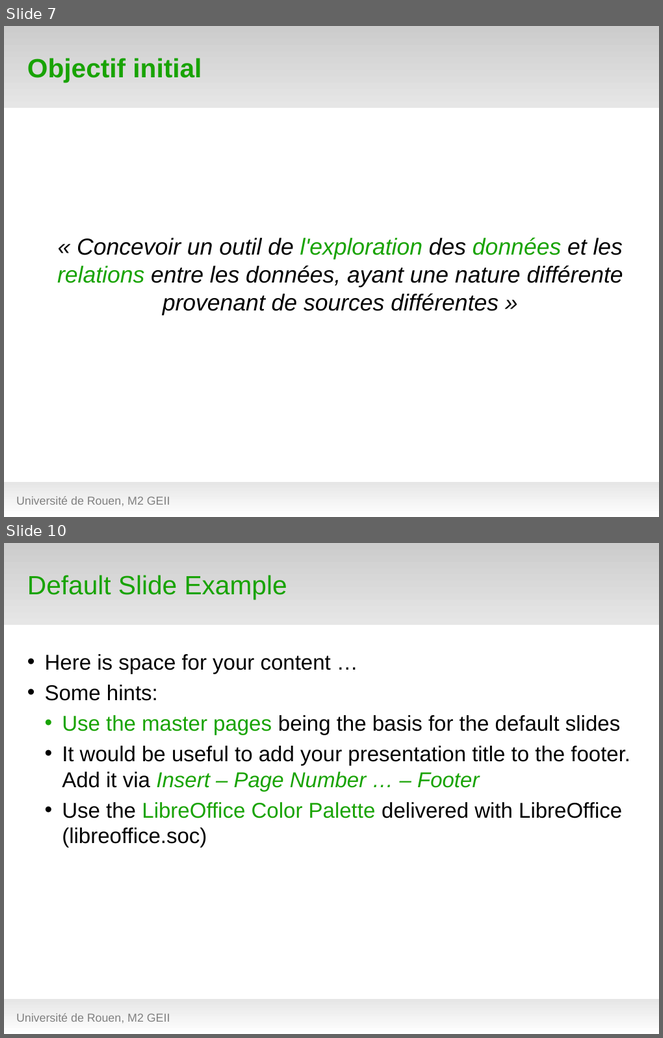
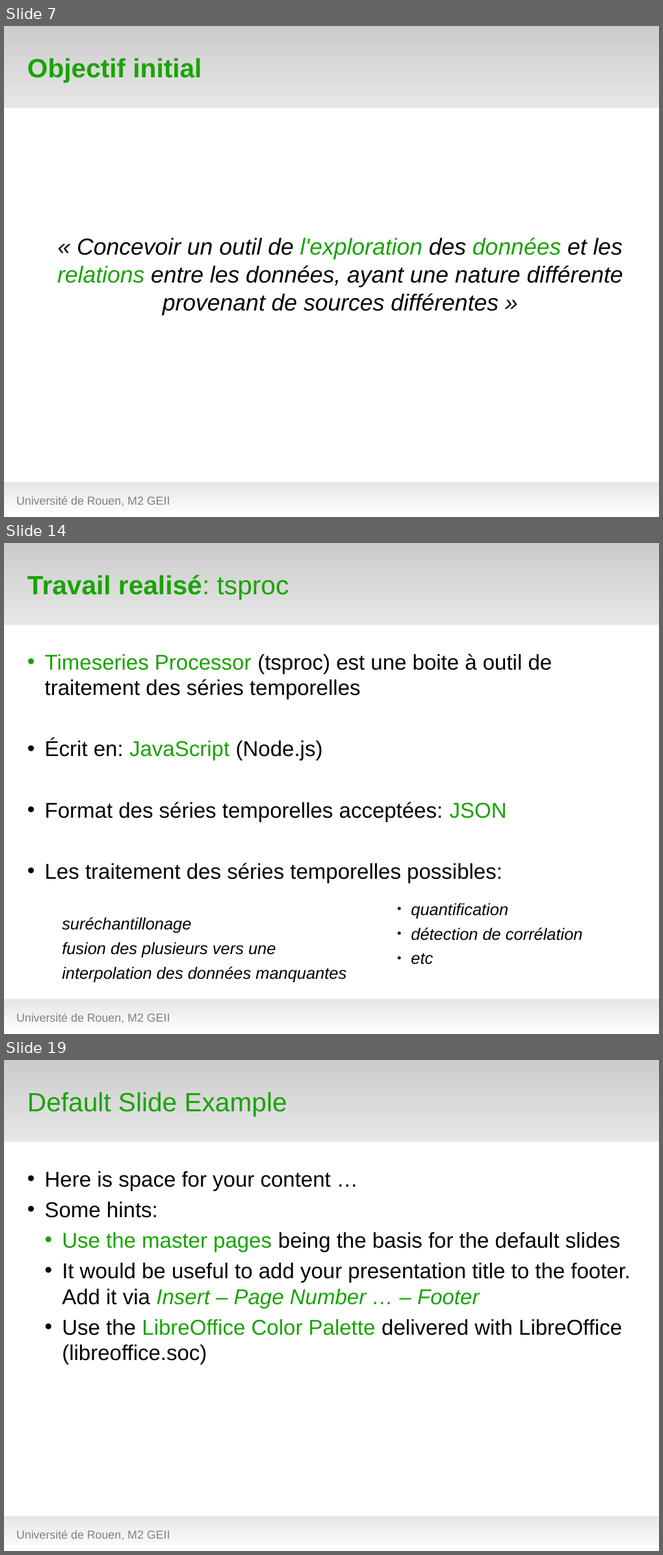
Before and after one commit to hanzenok/dataexp, a slide deck: presentation/test_green5.odp. Shown one above the other, each under a label of ours: slides 7 and 10 before the commit, slides 7, 14 and 19 after it; the slides between them are not shown. The pictures are 663x1038 and 663x1555 pixels, drawn with LibreOffice and Linux fonts; fonts in the diff are those of the drawing; background and template pictures are left out. Boxes give left, top, right and bottom in pixels: in the first picture for what was removed or moved away, otherwise in the second. Text is boxed around its words. In the diff, an @@ line names an element or a change of style, - is before the commit and + after.

```diff
--- a/presentation/test_green5.odp
+++ b/presentation/test_green5.odp
@@ slide 14 added at (x1=4, y1=543, x2=659, y2=1034), background #FFFFFF; not listed: 2 template elements that a slide beside it also shows @@
@@ title added at (x1=27, y1=575, x2=289, y2=599), 32 pt, text #18A303, bold @@
+Travail realisé: tsproc
@@ text added at (x1=45, y1=653, x2=553, y2=982), 26 pt, text #000000 @@
+• Timeseries Processor (tsproc) est une boite à outil de traitement des séries temporelles
+• Écrit en: JavaScript (Node.js)
+• Format des séries temporelles acceptées: JSON
+• Les traitement des séries temporelles possibles:
+  suréchantillonage
+  fusion des plusieurs vers une
+  interpolation des données manquantes
@@ text added at (x1=411, y1=903, x2=583, y2=965), 20 pt, text #000000, italic @@
+  ● quantification
+  ● détection de corrélation
+  ● etc
@@ text added at (x1=16, y1=1014, x2=170, y2=1023), 14 pt, text #808080 @@
+Université de Rouen, M2 GEII
@@ what was slide 10 is now slide 19 @@
```
Also in this commit, not shown: 2 slides changed, 9 other slides added, 1 slide removed, 13 other files.
